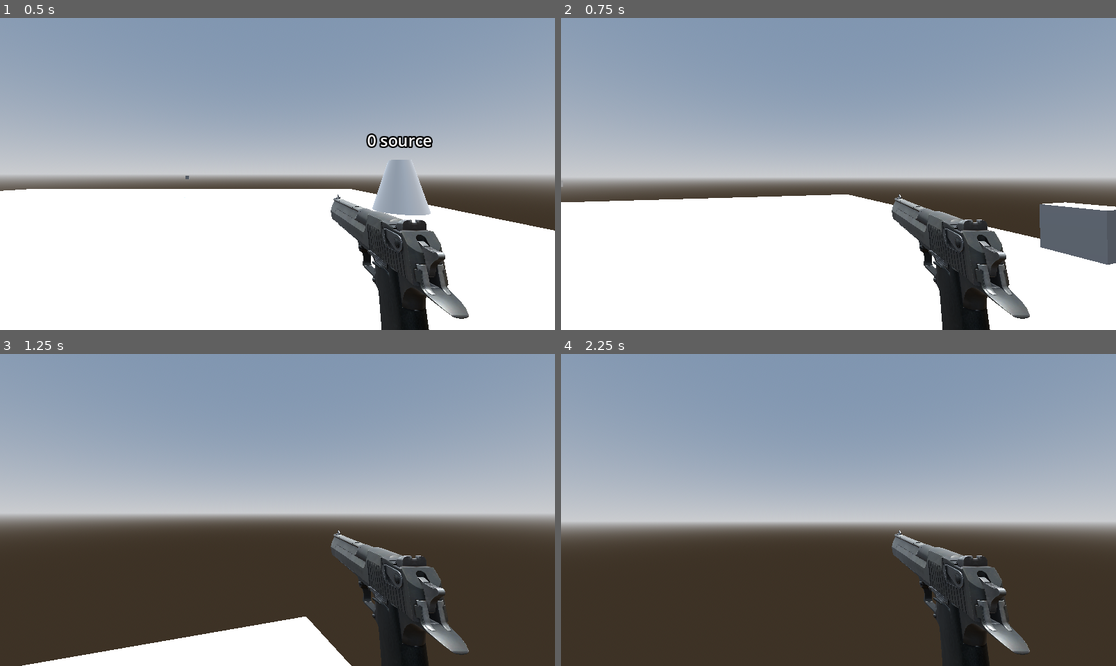
Above: before the commit, frames 1-4 (two rows, left to right).
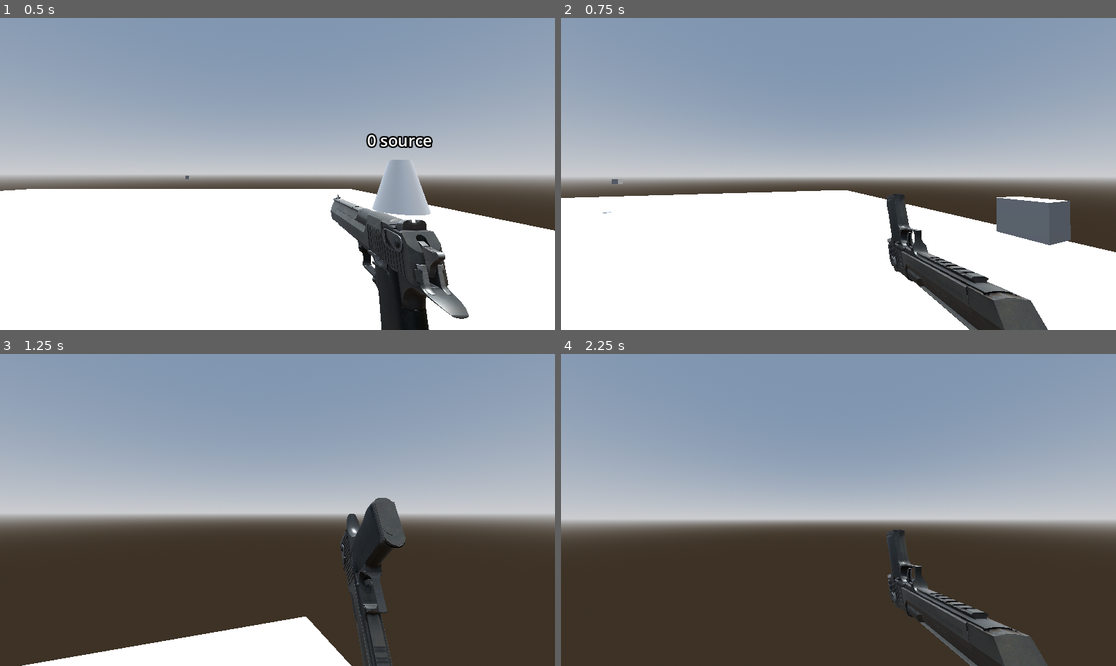
Above: after the commit, the same moments.

Repository: ayylol/viceroy-maxing
Game: Godot game, scene res://scenes/bimgus_scene.tscn
The game is run twice, just before and just after one commit, with the same random seed, the same clock (stepped at 60 frames per second) and the same inputs.
Inputs (mouse positions are in pixels of both pictures, inside the frame that each line leads up to):
- Up to frame 1 (0.5 s): no input
- Up to frame 2 (0.75 s): tap Enter at 0.5 s; move the mouse to (866, 174) at 0.52 s; press the mouse at (866, 174) at 0.53 s; hold W (move_up) from 0.53 s (still down); tap Shift (dash) at 0.6 s
- Up to frame 3 (1.25 s): keep holding W (move_up); tap Space (jump) at 0.77 s
- Up to frame 4 (2.25 s): keep holding W (move_up); move the mouse to (810, 510) at 1.27 s; release the mouse at (810, 510) at 1.28 s; click (810, 510) at 1.35 s; tap Space (jump) at 1.52 s; tap Shift (dash) at 1.55, 2.1 s; move the mouse to (849, 503) at 2.02 s; press the mouse at (849, 503) at 2.03 s

Frame 1 is identical in both runs. In frame 2, 9.8% of the frame differs, in the area x 0-100%, y 51-100%; in frame 3, 5.3%; in frame 4, 7.9%.

Commit message:
reintegrated spin and dash fov anims

Diff:
--- a/objects/player.tscn
+++ b/objects/player.tscn
@@ -1,9 +1,24 @@
 [gd_scene load_steps=7 format=3 uid="uid://dqmh8wtvgqnhf"]
 
-[ext_resource type="Script" path="res://objects/viceroy_controller.gd" id="1_eqqp1"]
+[ext_resource type="Script" uid="uid://du8556q0ixisv" path="res://objects/viceroy_controller.gd" id="1_eqqp1"]
 [ext_resource type="PackedScene" uid="uid://by8khhrgn18yc" path="res://objects/gun.tscn" id="2_ykyjo"]
 
 [sub_resource type="CapsuleShape3D" id="CapsuleShape3D_5gfmb"]
+
+[sub_resource type="Animation" id="Animation_uxov2"]
+length = 0.001
+tracks/0/type = "value"
+tracks/0/imported = false
+tracks/0/enabled = true
+tracks/0/path = NodePath("Camera3D:fov")
+tracks/0/interp = 1
+tracks/0/loop_wrap = true
+tracks/0/keys = {
+"times": PackedFloat32Array(0),
+"transitions": PackedFloat32Array(1),
+"update": 0,
+"values": [75.0]
+}
 
 [sub_resource type="Animation" id="Animation_ykyjo"]
 resource_name = "dash"
@@ -20,21 +35,6 @@
 "transitions": PackedFloat32Array(1, 1, 1),
 "update": 0,
 "values": [75.0, 90.0, 75.0]
-}
-
-[sub_resource type="Animation" id="Animation_uxov2"]
-length = 0.001
-tracks/0/type = "value"
-tracks/0/imported = false
-tracks/0/enabled = true
-tracks/0/path = NodePath("Camera3D:fov")
-tracks/0/interp = 1
-tracks/0/loop_wrap = true
-tracks/0/keys = {
-"times": PackedFloat32Array(0),
-"transitions": PackedFloat32Array(1),
-"update": 0,
-"values": [75.0]
 }
 
 [sub_resource type="AnimationLibrary" id="AnimationLibrary_nmc1l"]
--- a/objects/viceroy_controller.gd
+++ b/objects/viceroy_controller.gd
@@ -7,6 +7,8 @@
 @export var sliding_height : float = -.5
 
 @onready var camera : Camera3D = $Camera3D
+@onready var animation_player: AnimationPlayer = $AnimationPlayer
+@onready var gun_animation_player: AnimationPlayer = $Camera3D/Gun/AnimationPlayer
 
 var _mouse_rotation : Vector3
 var _rotation_input : float
@@ -107,6 +109,7 @@
 			_horizontal_velocity = get_forward_direction() * dashing_speed
 		dash_timer = dash_duration
 		current_state = State.DASHING
+		animation_player.play("dash")
 		return true
 	return false
 
@@ -316,4 +319,7 @@
 
 	velocity = Vector3(_horizontal_velocity.x, _vertical_velocity, _horizontal_velocity.y)
 
+	if Input.is_action_pressed("shoot"):
+		gun_animation_player.play("spin")
+
 	move_and_slide()
Not shown, added: objects/player_controller.gd.uid
Not shown: 1 places in scenes/tung_scene.tscn that only renumber resources
